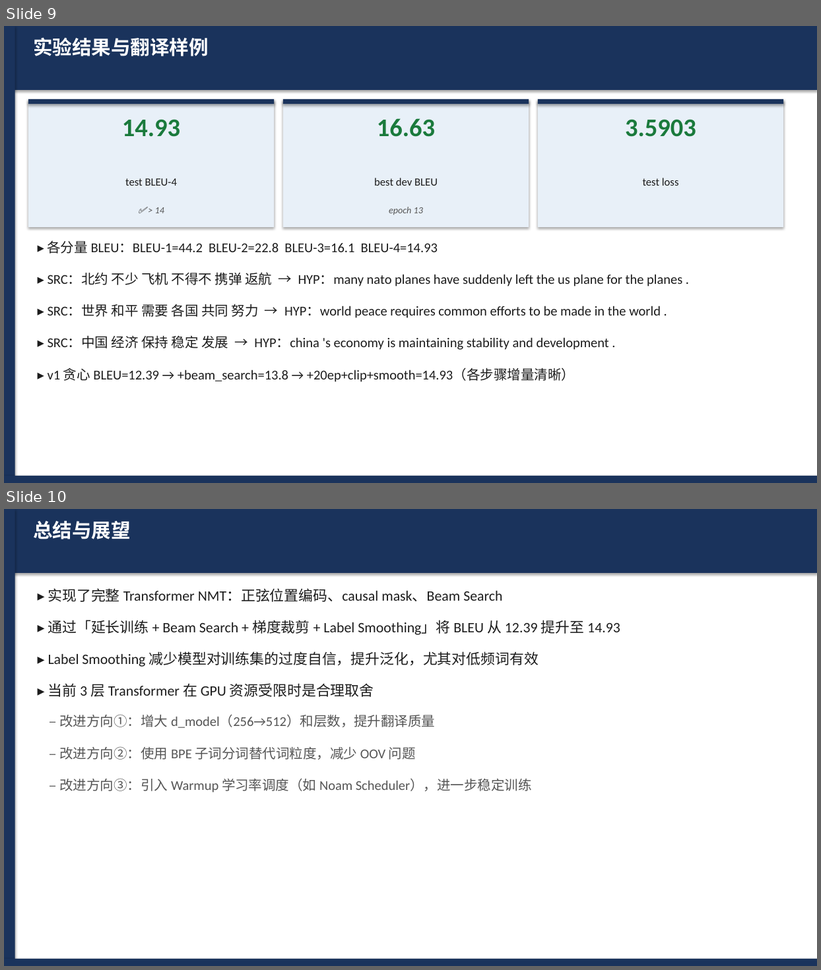
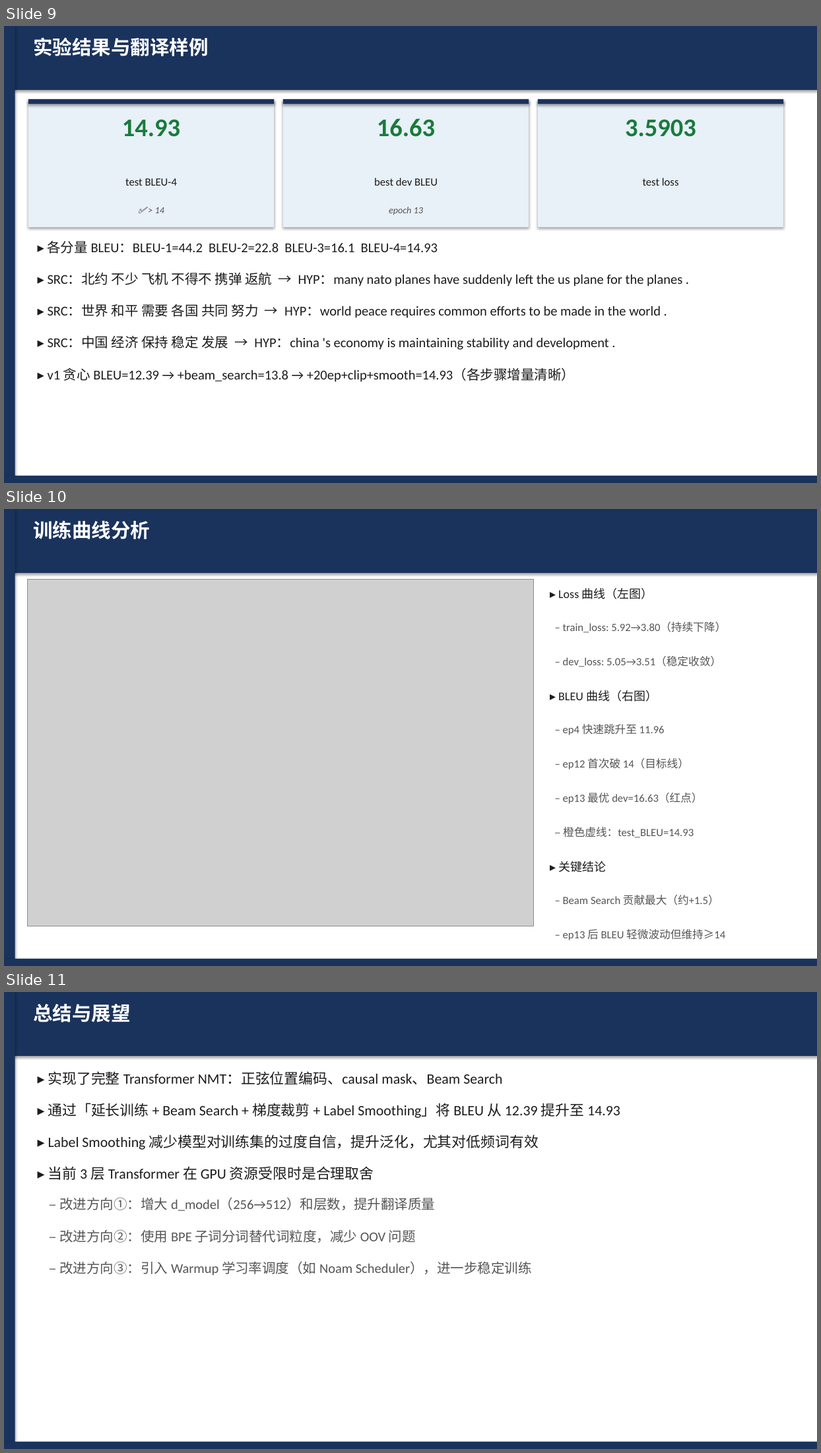
Before and after one commit to WevYang/deep_learning_task, a slide deck: reports/exp4_nmt_transformer.pptx. Shown one above the other, each under a label of ours: slides 9 and 10 before the commit, slides 9, 10 and 11 after it. The pictures are 821x970 and 821x1453 pixels, drawn with LibreOffice and Linux fonts; fonts in the diff are those of the drawing; grey boxes stand for pictures. Boxes give left, top, right and bottom in pixels: in the first picture for what was removed or moved away, otherwise in the second. Text is boxed around its words. In the diff, an @@ line names an element or a change of style, - is before the commit and + after.

```diff
--- a/reports/exp4_nmt_transformer.pptx
+++ b/reports/exp4_nmt_transformer.pptx
@@ slide 10 added at box(4, 509, 817, 966), background #FFFFFF @@
@@ rectangle added at box(4, 509, 817, 573), fill #1A335C @@
@@ rectangle added at box(4, 509, 15, 966), fill #1A335C @@
@@ text added at box(33, 521, 150, 539), 23 pt, text #FFFFFF, bold @@
+训练曲线分析
@@ picture added at box(27, 579, 533, 927) @@
@@ text added at box(558, 588, 653, 599), 14 pt, text #1C1C1C @@
+▸ Loss 曲线（左图）
@@ text added at box(563, 623, 726, 632), 13 pt, text #555555 @@
+– train_loss: 5.92→3.80（持续下降）
@@ text added at box(563, 657, 721, 667), 13 pt, text #555555 @@
+– dev_loss: 5.05→3.51（稳定收敛）
@@ text added at box(558, 691, 657, 702), 14 pt, text #1C1C1C @@
+▸ BLEU 曲线（右图）
@@ text added at box(563, 724, 665, 735), 13 pt, text #555555 @@
+– ep4 快速跳升至 11.96
@@ text added at box(563, 758, 689, 770), 13 pt, text #555555 @@
+– ep12 首次破 14（目标线）
@@ text added at box(563, 793, 702, 804), 13 pt, text #555555 @@
+– ep13 最优 dev=16.63（红点）
@@ text added at box(563, 827, 694, 838), 13 pt, text #555555 @@
+– 橙色虚线：test_BLEU=14.93
@@ text added at box(558, 861, 606, 873), 14 pt, text #1C1C1C @@
+▸ 关键结论
@@ text added at box(563, 895, 719, 906), 13 pt, text #555555 @@
+– Beam Search 贡献最大（约+1.5）
@@ text added at box(563, 929, 725, 941), 13 pt, text #555555 @@
+– ep13 后 BLEU 轻微波动但维持≥14
@@ rectangle added at box(4, 959, 817, 966), fill #1A335C @@
@@ what was slide 10 is now slide 11 @@
```
Also in this commit, not shown: 4 other files.
